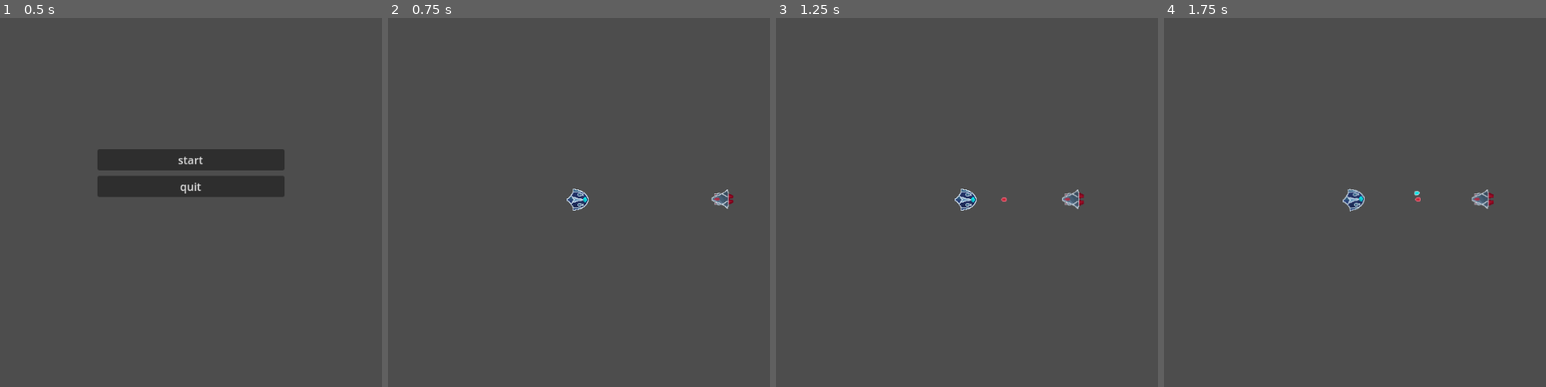
Above: before the commit, frames 1-4 (left to right).
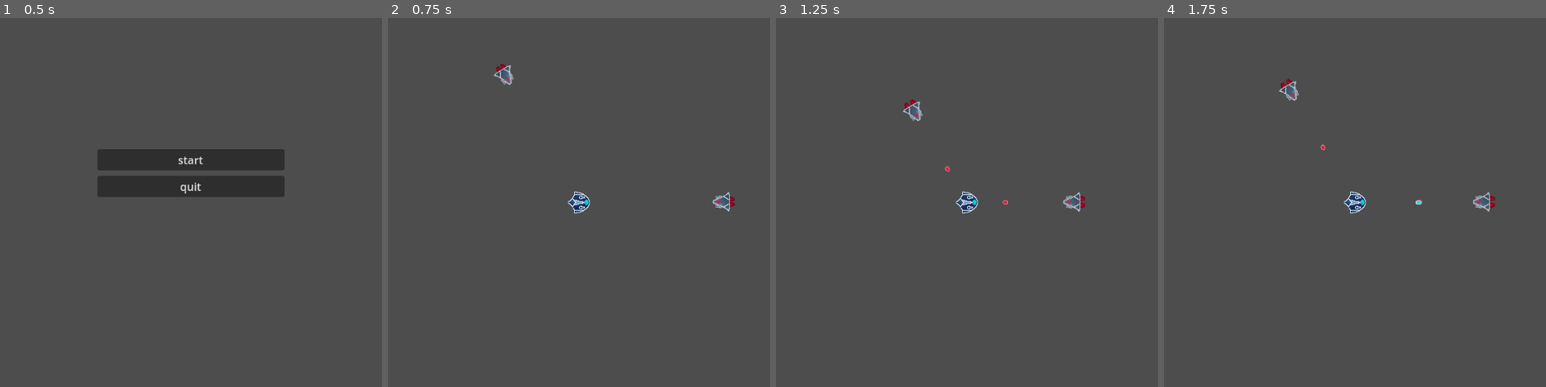
Above: after the commit, the same moments.

Repository: Pampaka/space-wanderer
Game: Godot game, scene res://main.tscn
Same seed, same stepped clock (60 frames per second), same inputs: the game is played once before the commit and once after it.
Inputs (mouse positions are in pixels of both pictures, inside the frame that each line leads up to):
- Up to frame 1 (0.5 s): no input
- Up to frame 2 (0.75 s): click "start" at 0.5 s
- Up to frame 3 (1.25 s): no input
- Up to frame 4 (1.75 s): move the mouse to (1500, 184) at 1.27 s; press the mouse at (1500, 184) at 1.28 s; hold Right (view_right, bound only after the commit) from 1.28 s (still down)

Frame 1 is identical in both runs. In frame 2, 0.6% of the frame differs, in the area x 27-91%, y 12-54%; in frame 3, 0.7%; in frame 4, 0.7%, in the area x 30-87%, y 16-54%.

Commit message:
add camera and shooting for gamepad

Diff:
--- a/characters/space/player_ship/player_ship.gd
+++ b/characters/space/player_ship/player_ship.gd
@@ -19,8 +19,6 @@
 func _physics_process(delta: float) -> void:
 	# Shooting
 	weapon.is_shooting = Input.is_action_pressed("attack")
-	if weapon.is_shooting:
-		rotation = global_position.angle_to_point(get_global_mouse_position())
 
 	# Movement
 	var direction = Input.get_vector("move_left", "move_right", "move_forward", "move_back")
@@ -38,4 +36,13 @@
 	if velocity.length() > speed:
 		velocity = velocity.normalized() * speed;
 
+	# Rotation
+	var view_direction = Input.get_vector("view_left", "view_right", "view_up", "view_down")
+	if view_direction:
+		rotation = view_direction.angle()
+	elif weapon.is_shooting:
+		rotation = global_position.angle_to_point(get_global_mouse_position())
+	else:
+		rotation = lerp_angle(rotation, direction.angle(), rotation_speed * delta)
+
 	move_and_slide()
--- a/levels/level.tscn
+++ b/levels/level.tscn
@@ -11,3 +11,5 @@
 [node name="PlayerSpawner" parent="." instance=ExtResource("2_w6nf2")]
 position = Vector2(478, 266)
 id = 1
+
+[node name="Camera" type="Camera2D" parent="."]
--- /dev/null
+++ b/levels/space/camera.gd
@@ -0,0 +1,12 @@
+extends Camera2D
+
+
+var target: Node2D
+var target_offset: Vector2 = Vector2.ZERO
+var follow_speed = 5.0
+
+
+func _physics_process(delta: float) -> void:
+	if target:
+		var target_position = target.global_position + target_offset
+		global_position = global_position.lerp(target_position, follow_speed * delta)
--- a/levels/space/space_level.gd
+++ b/levels/space/space_level.gd
@@ -1,11 +1,19 @@
 class_name SpaceLevel
 extends Level
+
+
+@onready var camera = $Camera
 
 
 func initialize(player_ship: PlayerShip, spawner_id: int = 1) -> void:
 	super.initialize(player_ship, spawner_id)
 
+	# Spawn
 	for child in get_children():
 		if child is PlayerSpawner:
 			add_child(player_ship)
 			player_ship.global_position = child.global_position
+
+	# Camera
+	camera.global_position = player_ship.global_position
+	camera.target = player_ship
--- a/levels/space/space_level.tscn
+++ b/levels/space/space_level.tscn
@@ -1,7 +1,11 @@
-[gd_scene load_steps=3 format=3 uid="uid://bw0ni1ofiedf"]
+[gd_scene load_steps=4 format=3 uid="uid://bw0ni1ofiedf"]
 
 [ext_resource type="PackedScene" uid="uid://csx5qbvhfhomw" path="res://levels/level.tscn" id="1_tkc3r"]
 [ext_resource type="Script" path="res://levels/space/space_level.gd" id="2_d36o2"]
+[ext_resource type="Script" path="res://levels/space/camera.gd" id="3_tk8yy"]
 
 [node name="SpaceLevel" instance=ExtResource("1_tkc3r")]
 script = ExtResource("2_d36o2")
+
+[node name="Camera" parent="." index="2"]
+script = ExtResource("3_tk8yy")
--- a/levels/space/test_space/test_space.tscn
+++ b/levels/space/test_space/test_space.tscn
@@ -5,6 +5,9 @@
 
 [node name="TestSpace" instance=ExtResource("1_22e4g")]
 
-[node name="PirateShipSmall" parent="." index="2" instance=ExtResource("2_wjmpi")]
+[node name="PirateShipSmall2" parent="." index="0" instance=ExtResource("2_wjmpi")]
+position = Vector2(366, 73)
+
+[node name="PirateShipSmall" parent="." index="3" instance=ExtResource("2_wjmpi")]
 position = Vector2(697, 265)
 rotation = 3.14159
--- a/project.godot
+++ b/project.godot
@@ -60,6 +60,31 @@
 attack={
 "deadzone": 0.5,
 "events": [Object(InputEventMouseButton,"resource_local_to_scene":false,"resource_name":"","device":-1,"window_id":0,"a …(253 unchanged characters)…
+, Object(InputEventJoypadButton,"resource_local_to_scene":false,"resource_name":"","device":-1,"button_index":10,"pressure":0.0,"pressed":true,"script":null)
+]
+}
+view_left={
+"deadzone": 0.5,
+"events": [Object(InputEventKey,"resource_local_to_scene":false,"resource_name":"","device":-1,"window_id":0,"alt_pressed":false,"shift_pressed":false,"ctrl_pressed":false,"meta_pressed":false,"pressed":false,"keycode":0,"physical_keycode":4194319,"key_label":0,"unicode":0,"location":0,"echo":false,"script":null)
+, Object(InputEventJoypadMotion,"resource_local_to_scene":false,"resource_name":"","device":-1,"axis":2,"axis_value":-1.0,"script":null)
+]
+}
+view_right={
+"deadzone": 0.5,
+"events": [Object(InputEventKey,"resource_local_to_scene":false,"resource_name":"","device":-1,"window_id":0,"alt_pressed":false,"shift_pressed":false,"ctrl_pressed":false,"meta_pressed":false,"pressed":false,"keycode":0,"physical_keycode":4194321,"key_label":0,"unicode":0,"location":0,"echo":false,"script":null)
+, Object(InputEventJoypadMotion,"resource_local_to_scene":false,"resource_name":"","device":-1,"axis":2,"axis_value":1.0,"script":null)
+]
+}
+view_up={
+"deadzone": 0.5,
+"events": [Object(InputEventKey,"resource_local_to_scene":false,"resource_name":"","device":-1,"window_id":0,"alt_pressed":false,"shift_pressed":false,"ctrl_pressed":false,"meta_pressed":false,"pressed":false,"keycode":0,"physical_keycode":4194320,"key_label":0,"unicode":0,"location":0,"echo":false,"script":null)
+, Object(InputEventJoypadMotion,"resource_local_to_scene":false,"resource_name":"","device":-1,"axis":3,"axis_value":-1.0,"script":null)
+]
+}
+view_down={
+"deadzone": 0.5,
+"events": [Object(InputEventKey,"resource_local_to_scene":false,"resource_name":"","device":-1,"window_id":0,"alt_pressed":false,"shift_pressed":false,"ctrl_pressed":false,"meta_pressed":false,"pressed":false,"keycode":0,"physical_keycode":4194322,"key_label":0,"unicode":0,"location":0,"echo":false,"script":null)
+, Object(InputEventJoypadMotion,"resource_local_to_scene":false,"resource_name":"","device":-1,"axis":3,"axis_value":1.0,"script":null)
 ]
 }
 
